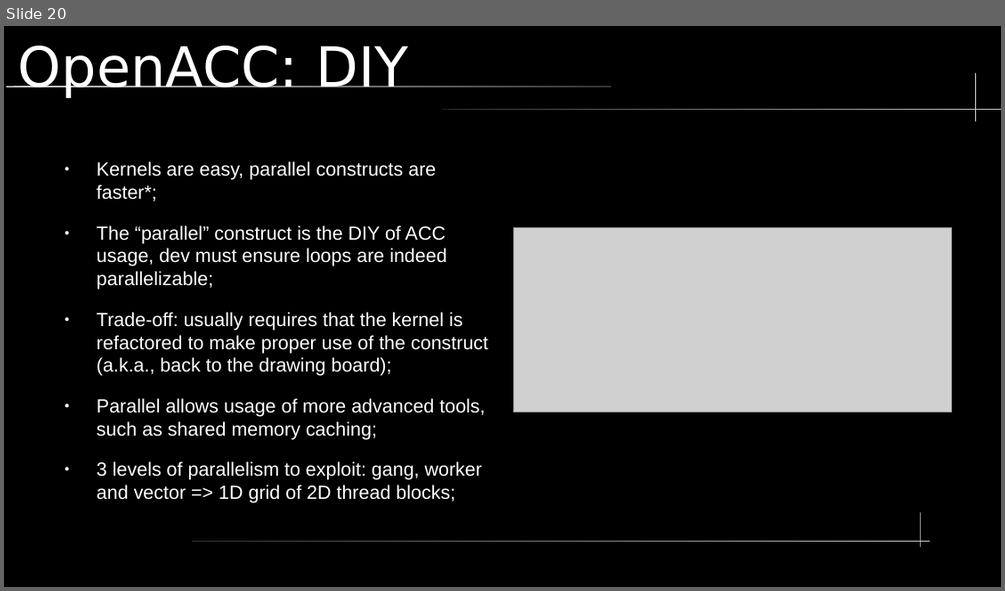
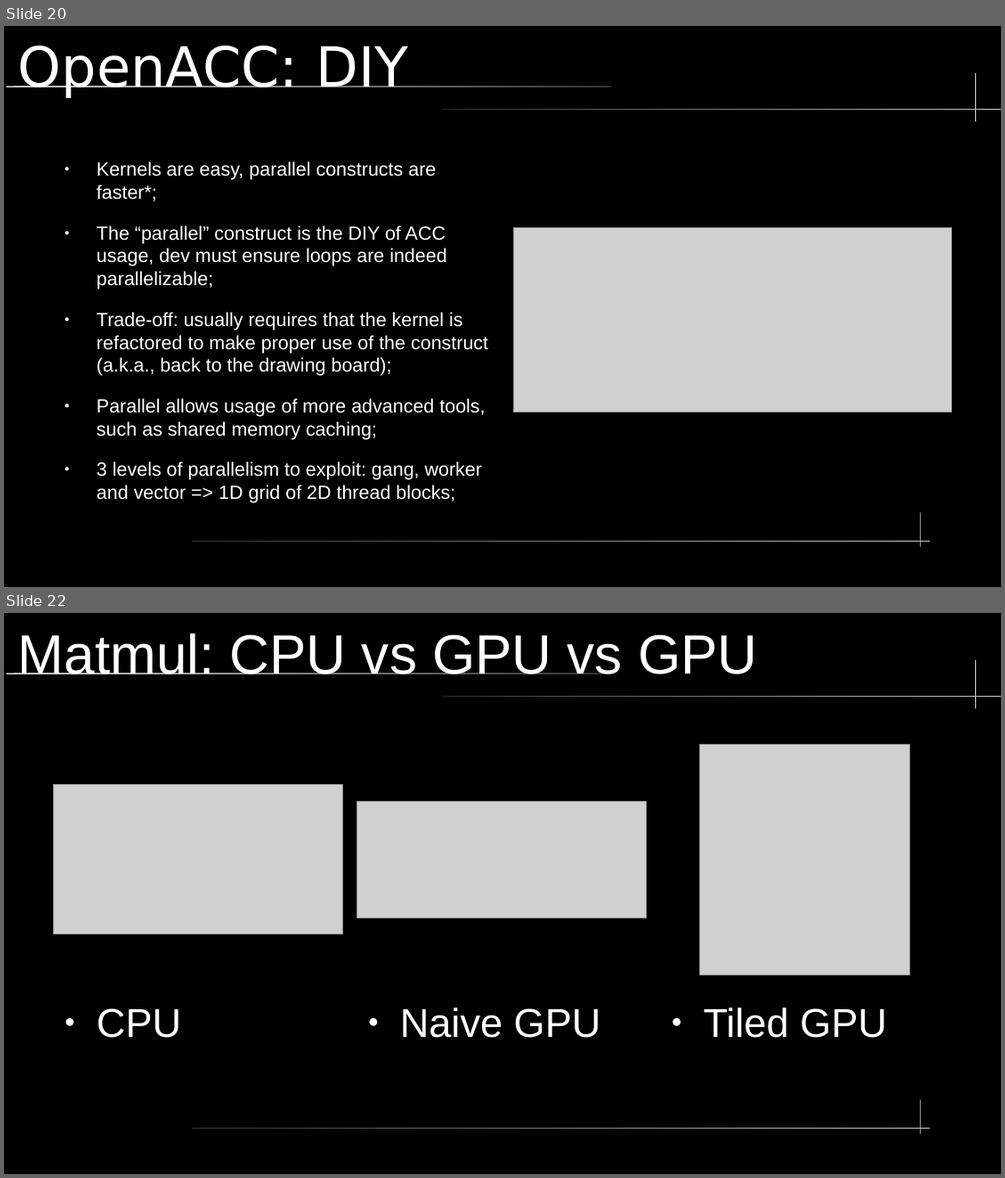
Before and after one commit to LucasGasparinoBSC/presentationUPC, a slide deck: lectureAlyaGPU.odp. Shown one above the other, each under a label of ours: slide 20 before the commit, slides 20 and 22 after it; the slides between them are not shown. The pictures are 1005x591 and 1005x1178 pixels, drawn with LibreOffice and Linux fonts; fonts in the diff are those of the drawing; grey boxes stand for pictures. Boxes give left, top, right and bottom in pixels: in the first picture for what was removed or moved away, otherwise in the second. Text is boxed around its words. In the diff, an @@ line names an element or a change of style, - is before the commit and + after.

Commit message:
Added a lot of matmul stufdf.

```diff
--- a/lectureAlyaGPU.odp
+++ b/lectureAlyaGPU.odp
@@ slide 22 added at [4,613,1001,1174], background #000000; not listed: 5 template elements that a slide beside it also shows @@
@@ title added at [18,633,757,674], 44 pt, text #FFFFFF @@
+Matmul: CPU vs GPU vs GPU
@@ picture added at [700,744,909,975] @@
@@ picture added at [54,785,342,934] @@
@@ picture added at [357,801,647,918] @@
@@ text added at [97,1008,181,1038], 32 pt, text #FFFFFF @@
+● CPU
@@ text added at [400,1007,601,1038], 32 pt, text #FFFFFF @@
+● Naive GPU
@@ text added at [704,1007,887,1038], 32 pt, text #FFFFFF @@
+● Tiled GPU
```
Also in this commit, not shown: 3 slides changed, 4 other slides added, 2 slides removed, 9 other files.
